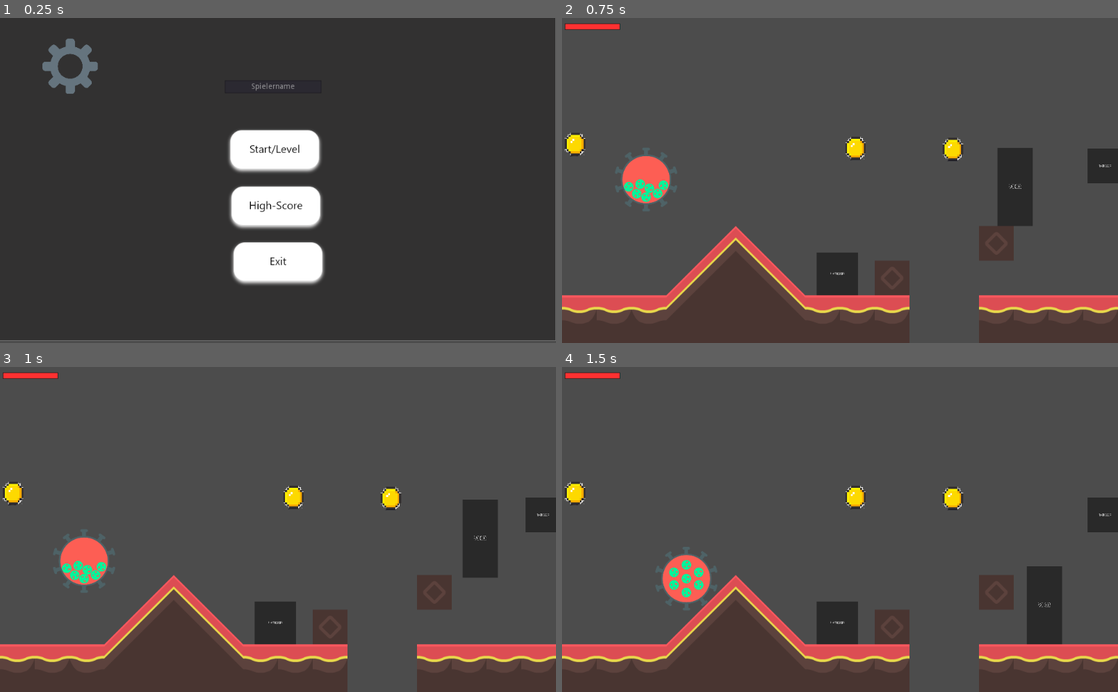
Above: before the commit, frames 1-4 (two rows, left to right).
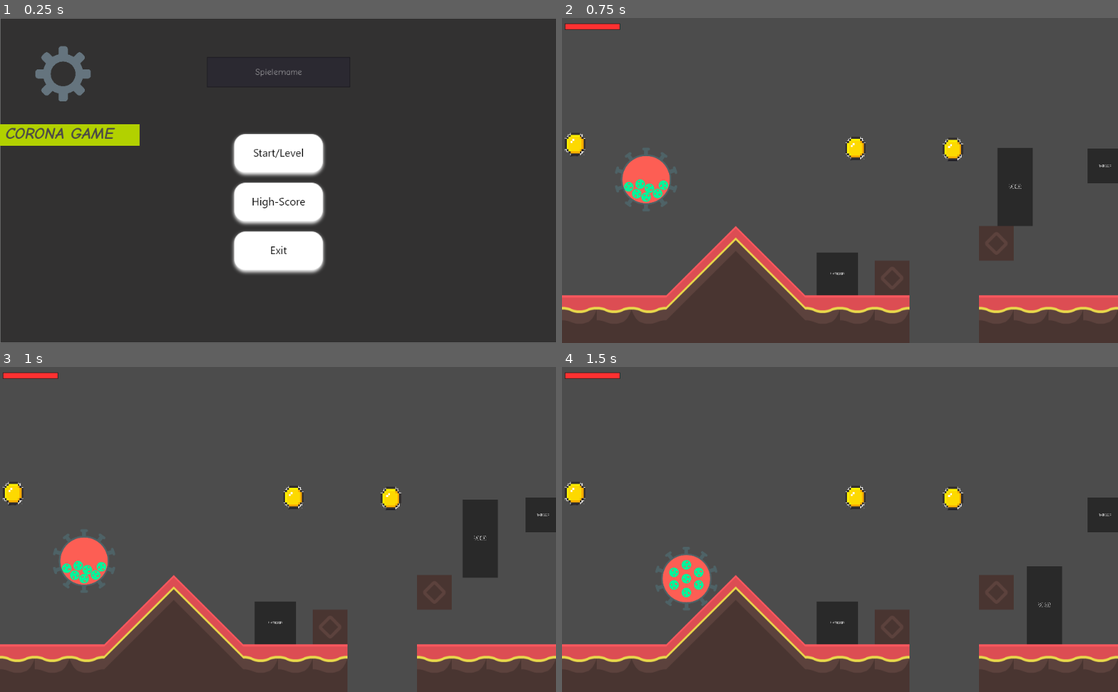
Above: after the commit, the same moments.

Repository: INF19IT2/2d-Jump-n-Run-SE
Game: Godot game, scene res://Scenes/MainScene/MainScene.tscn
Same seed, same stepped clock (60 frames per second), same inputs: the game is played once before the commit and once after it. The engine's default icon, where the game draws it, is replaced by a stand-in: a white triangle on a blue panel in a dark square.
Inputs (mouse positions are in pixels of both pictures, inside the frame that each line leads up to; where the layout moved, square brackets give the same spot in the first picture):
- Up to frame 1 (0.25 s): no input
- Up to frame 2 (0.75 s): click (840, 154) [834, 151] at 0.5 s
- Up to frame 3 (1 s): no input
- Up to frame 4 (1.5 s): tap Enter (shoot) at 1.25 s; hold D (move_right) from 1.28 s (still down); hold Shift (running) from 1.28 s (still down)

The runs differ from the first frame. In frame 1, 7.3% of the frame differs, in the area x 0-100%, y 0-100%; in frame 2, nothing differs; in frame 3, nothing differs; in frame 4, nothing differs.

Commit message:
Added Fonts and Corona Game Text Label

Diff:
--- a/2d-Jump-n-Run-SE/Scenes/MainScene/MainScene.tscn
+++ b/2d-Jump-n-Run-SE/Scenes/MainScene/MainScene.tscn
@@ -7,14 +7,41 @@
 [ext_resource path="res://imagesFiles/Main_Scene/StartLevel_Button.png" type="Texture" id=5]
 [ext_resource path="res://Scripts/MainScene/MainScene.gd" type="Script" id=6]
 [ext_resource path="res://Scenes/Options/OptionsMenu.tscn" type="PackedScene" id=7]
+[ext_resource path="res://fonts/ComicNeue-Regular.ttf" type="DynamicFontData" id=8]
+[ext_resource path="res://fonts/ComicNeue-Italic.ttf" type="DynamicFontData" id=9]
+[ext_resource path="res://fonts/ComicNeue-BoldItalic.ttf" type="DynamicFontData" id=10]
+[ext_resource path="res://fonts/ComicNeue-Bold.ttf" type="DynamicFontData" id=11]
+
+[sub_resource type="DynamicFont" id=1]
+font_data = ExtResource( 8 )
+
+[sub_resource type="Theme" id=2]
+default_font = SubResource( 1 )
+RichTextLabel/icons/TextLabels = null
+
+[sub_resource type="StyleBoxFlat" id=3]
+content_margin_left = 10.0
+bg_color = Color( 0.701961, 0.823529, 0, 1 )
+expand_margin_left = 10.0
+
+[sub_resource type="DynamicFont" id=6]
+size = 30
+font_data = ExtResource( 10 )
+
+[sub_resource type="DynamicFont" id=7]
+font_data = ExtResource( 9 )
+
+[sub_resource type="DynamicFont" id=4]
+font_data = ExtResource( 11 )
+
+[sub_resource type="DynamicFont" id=5]
+font_data = ExtResource( 8 )
 
 [node name="MainScene" type="TextureRect"]
 anchor_right = 1.0
 anchor_bottom = 1.0
-margin_left = -1.26001
-margin_top = -4.0
-margin_right = -0.26001
-margin_bottom = -4.0
+margin_right = 1.0
+theme = SubResource( 2 )
 texture = ExtResource( 2 )
 expand = true
 script = ExtResource( 6 )
@@ -27,10 +54,10 @@
 anchor_top = 0.5
 anchor_right = 0.5
 anchor_bottom = 0.5
-margin_left = -90.5
-margin_top = 112.0
-margin_right = 91.5
-margin_bottom = 202.0
+margin_left = -91.0
+margin_top = 88.0
+margin_right = 91.0
+margin_bottom = 178.0
 texture_normal = ExtResource( 3 )
 __meta__ = {
 "_edit_use_anchors_": false
@@ -41,10 +68,10 @@
 anchor_top = 0.5
 anchor_right = 0.5
 anchor_bottom = 0.5
-margin_left = -94.7379
-margin_top = 8.54092
-margin_right = 87.2621
-margin_bottom = 98.5409
+margin_left = -91.0
+margin_top = -2.0
+margin_right = 91.0
+margin_bottom = 88.0
 texture_normal = ExtResource( 1 )
 __meta__ = {
 "_edit_use_anchors_": false
@@ -53,10 +80,10 @@
 [node name="OptionsButton" type="TextureButton" parent="."]
 anchor_right = 1.0
 anchor_bottom = 1.0
-margin_left = 79.0
-margin_top = 42.0
-margin_right = -434.0
-margin_bottom = -46.0
+margin_left = 65.26
+margin_top = 52.0
+margin_right = -447.74
+margin_bottom = -36.0
 rect_scale = Vector2( 0.2, 0.2 )
 texture_normal = ExtResource( 4 )
 __meta__ = {
@@ -68,10 +95,10 @@
 anchor_top = 0.5
 anchor_right = 0.5
 anchor_bottom = 0.5
-margin_left = -96.8568
-margin_top = -94.5186
-margin_right = 85.1432
-margin_bottom = -4.51855
+margin_left = -91.0
+margin_top = -92.0
+margin_right = 91.0
+margin_bottom = -1.99997
 texture_normal = ExtResource( 5 )
 __meta__ = {
 "_edit_use_anchors_": false
@@ -88,12 +115,29 @@
 anchor_top = 0.5
 anchor_right = 0.5
 anchor_bottom = 0.5
-margin_left = -97.8195
-margin_top = -180.829
-margin_right = 80.1805
-margin_bottom = -156.829
+margin_left = -132.0
+margin_top = -228.0
+margin_right = 132.0
+margin_bottom = -172.0
 align = 1
 placeholder_text = "Spielername"
+__meta__ = {
+"_edit_use_anchors_": false
+}
+
+[node name="RichTextLabel" type="RichTextLabel" parent="."]
+margin_top = 196.0
+margin_right = 257.0
+margin_bottom = 236.0
+custom_styles/normal = SubResource( 3 )
+custom_fonts/bold_italics_font = SubResource( 6 )
+custom_fonts/italics_font = SubResource( 7 )
+custom_fonts/bold_font = SubResource( 4 )
+custom_fonts/normal_font = SubResource( 5 )
+custom_colors/default_color = Color( 0.294118, 0.286275, 0.286275, 1 )
+bbcode_enabled = true
+bbcode_text = "[b][i]CORONA GAME[/i][/b]"
+text = "CORONA GAME"
 __meta__ = {
 "_edit_use_anchors_": false
 }
Not shown: 1 places in 2d-Jump-n-Run-SE/Scenes/MainScene/MainScene.tscn that only renumber resources
Binary file added: 2d-Jump-n-Run-SE/fonts/ComicNeue-Bold.ttf
Binary file added: 2d-Jump-n-Run-SE/fonts/ComicNeue-BoldItalic.ttf
Binary file added: 2d-Jump-n-Run-SE/fonts/ComicNeue-Italic.ttf
Binary file added: 2d-Jump-n-Run-SE/fonts/ComicNeue-Light.ttf
Binary file added: 2d-Jump-n-Run-SE/fonts/ComicNeue-LightItalic.ttf
Binary file added: 2d-Jump-n-Run-SE/fonts/ComicNeue-Regular.ttf
Not shown, added: 2d-Jump-n-Run-SE/fonts/OFL.txt
